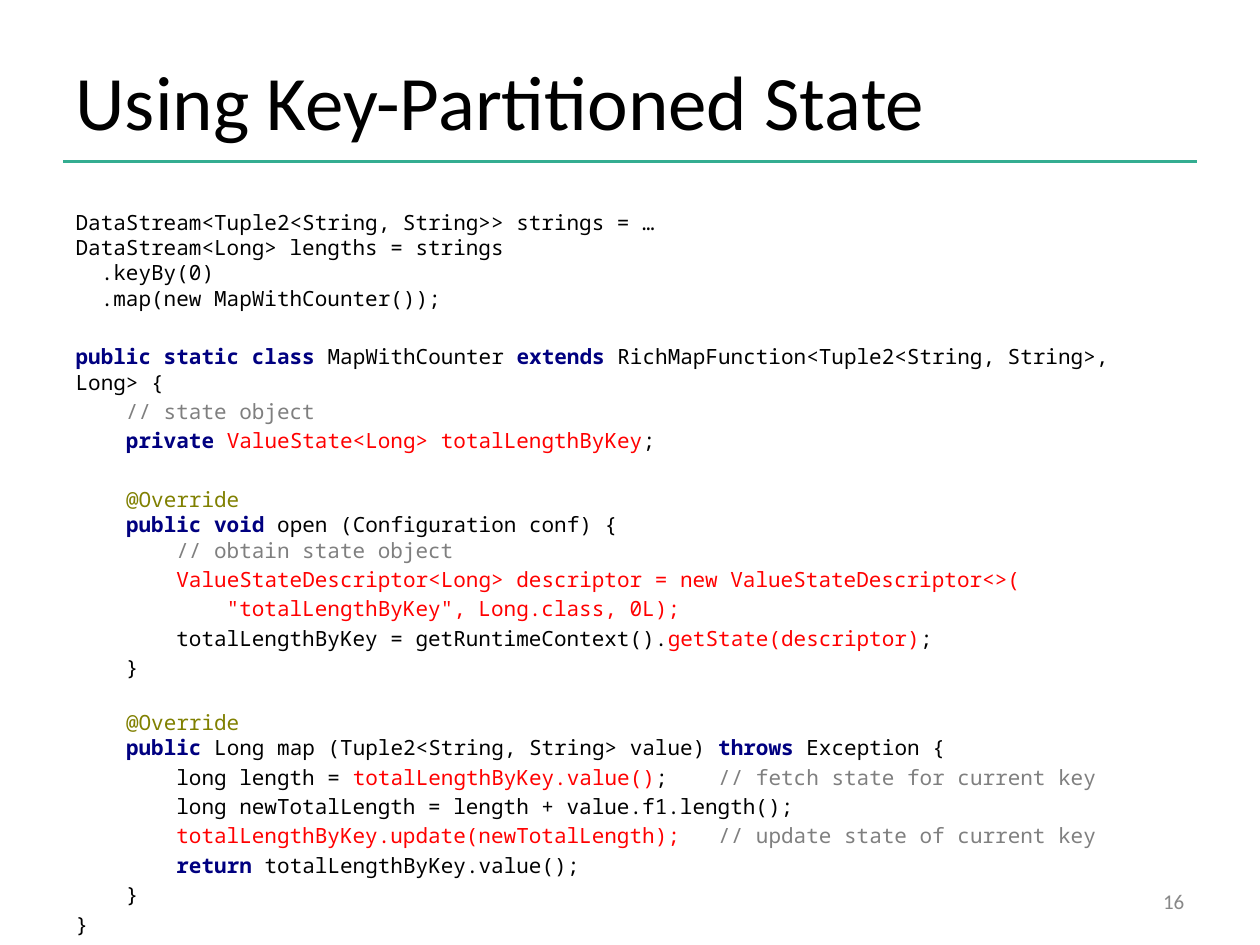
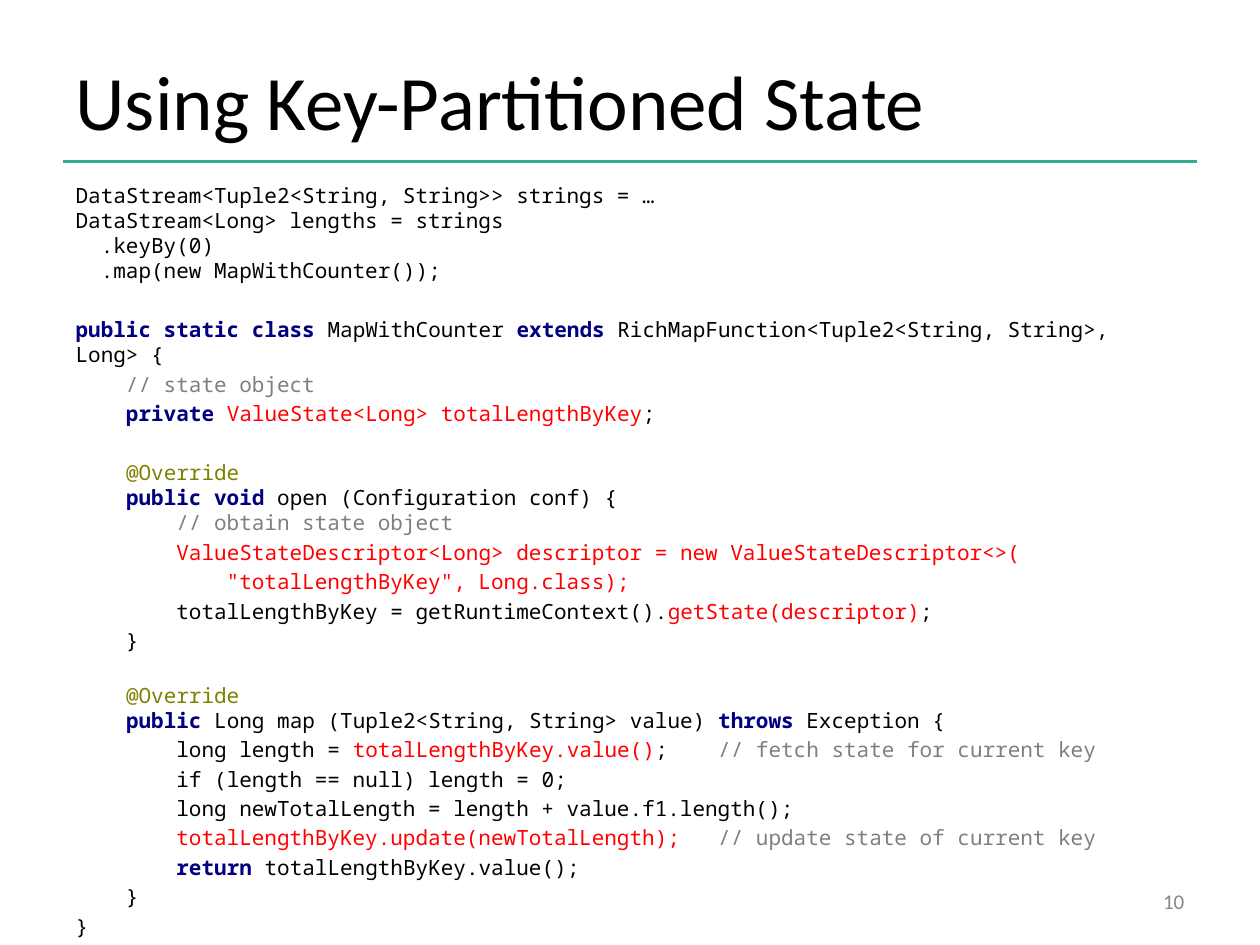
Before and after one commit to dataArtisans/flink-training-web, a slide deck: slide 10 of slides/flink_stream_statefulOps.pptx (slide 16 before the commit). Drawn at 1260x945 pixels with LibreOffice and Linux fonts; fonts in the diff are those of the drawing; background and template pictures are left out. Boxes give left, top, right and bottom in pixels: in the first picture for what was removed or moved away, otherwise in the second. Text is boxed around its words. In the diff, an @@ line names an element or a change of style, - is before the commit and + after.

```diff
--- a/slides/flink_stream_statefulOps.pptx
+++ b/slides/flink_stream_statefulOps.pptx
@@ text "DataStream<Tuple2<String, String>> strings = … ...": place and size @@
-text "DataStream<Tuple2<String, String>> strings = … ..." at (76, 214, 1109, 848)
+text "DataStream<Tuple2<String, String>> strings = … ..." at (76, 187, 1109, 850)
@@ text at (227, 573, 629, 594): text changed @@
-"totalLengthByKey", Long.class, 0L);
+"totalLengthByKey", Long.class);
@@ text at (176, 771, 567, 792): paragraph added @@
+if (length == null) length = 0;
@@ page number at (1163, 895, 1184, 909): text changed @@
-16
+10
```
Also in this commit, not shown: 3 other slides changed, 17 slides added, 1 slide removed, 6 other files.
